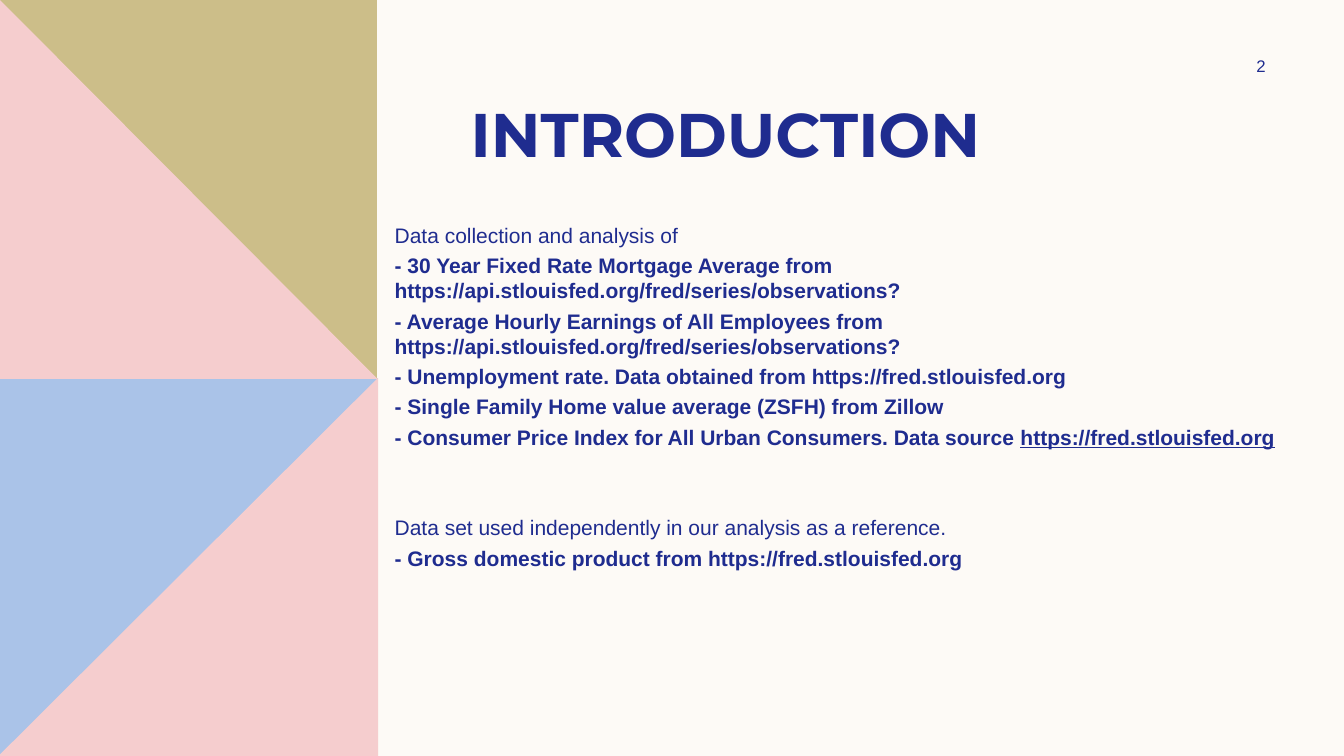
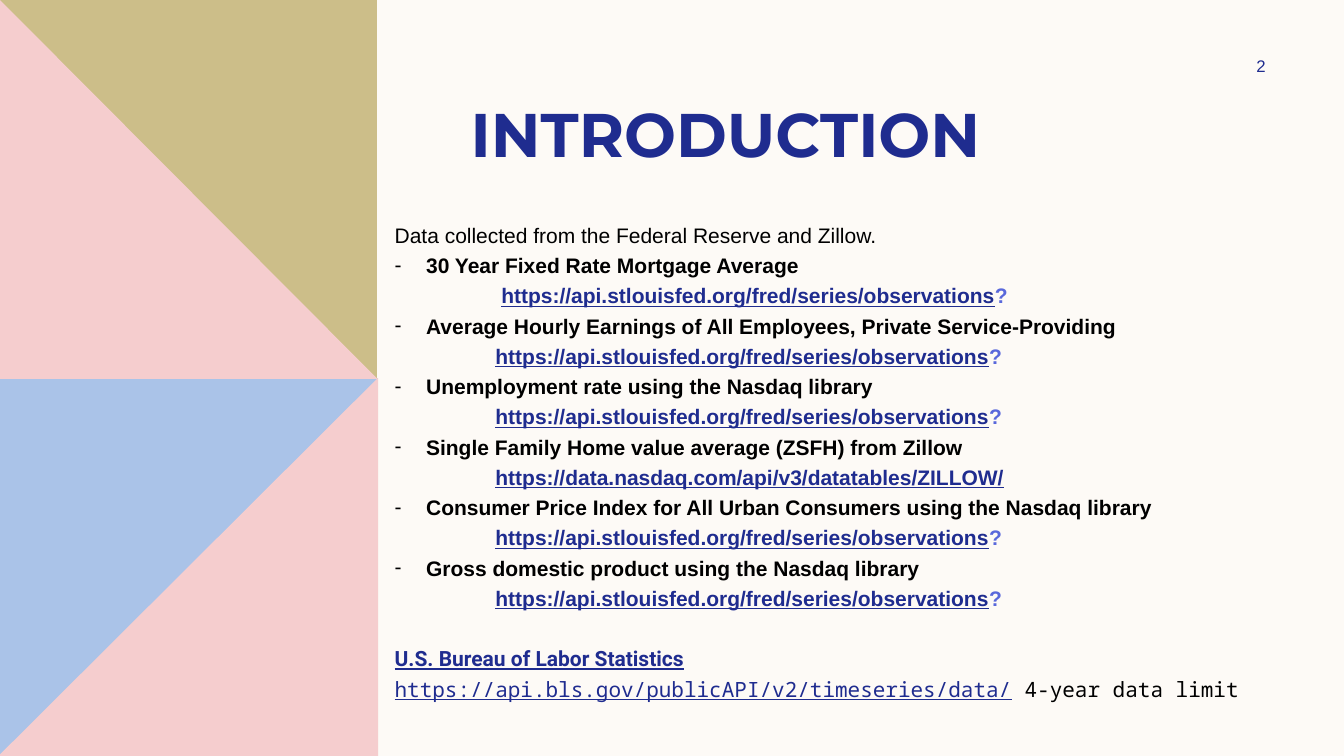
Before and after one commit to gusibis/main, a slide deck: slide 2 of Project_1_Deck.pptx. Drawn at 1344x756 pixels with LibreOffice and Linux fonts; fonts in the diff are those of the drawing. Boxes give left, top, right and bottom in pixels: in the first picture for what was removed or moved away, otherwise in the second. Text is boxed around its words. In the diff, an @@ line names an element or a change of style, - is before the commit and + after.

```diff
--- a/Project_1_Deck.pptx
+++ b/Project_1_Deck.pptx
@@ text at box(395, 227, 1239, 702): text changed @@
-Data collection and analysis of
-- 30 Year Fixed Rate Mortgage Average from https://api.stlouisfed.org/fred/series/observations?
-- Average Hourly Earnings of All Employees from https://api.stlouisfed.org/fred/series/observations?
-- Unemployment rate. Data obtained from https://fred.stlouisfed.org
-- Single Family Home value average (ZSFH) from Zillow
-- Consumer Price Index for All Urban Consumers. Data source https://fred.stlouisfed.org
-Data set used independently in our analysis as a reference.
-- Gross domestic product from https://fred.stlouisfed.org
+Data collected from the Federal Reserve and Zillow.
+– 30 Year Fixed Rate Mortgage Average
+https://api.stlouisfed.org/fred/series/observations?
+– Average Hourly Earnings of All Employees, Private Service-Providing
+https://api.stlouisfed.org/fred/series/observations?
+– Unemployment rate using the Nasdaq library
+https://api.stlouisfed.org/fred/series/observations?
+– Single Family Home value average (ZSFH) from Zillow
+https://data.nasdaq.com/api/v3/datatables/ZILLOW/
+– Consumer Price Index for All Urban Consumers using the Nasdaq library
+https://api.stlouisfed.org/fred/series/observations?
+– Gross domestic product using the Nasdaq library
+https://api.stlouisfed.org/fred/series/observations?
+U.S. Bureau of Labor Statistics
+https://api.bls.gov/publicAPI/v2/timeseries/data/ 4-year data limit
```
Also in this commit, not shown: 5 other slides changed, 11 slides added, 3 slides removed, 33 other files.
